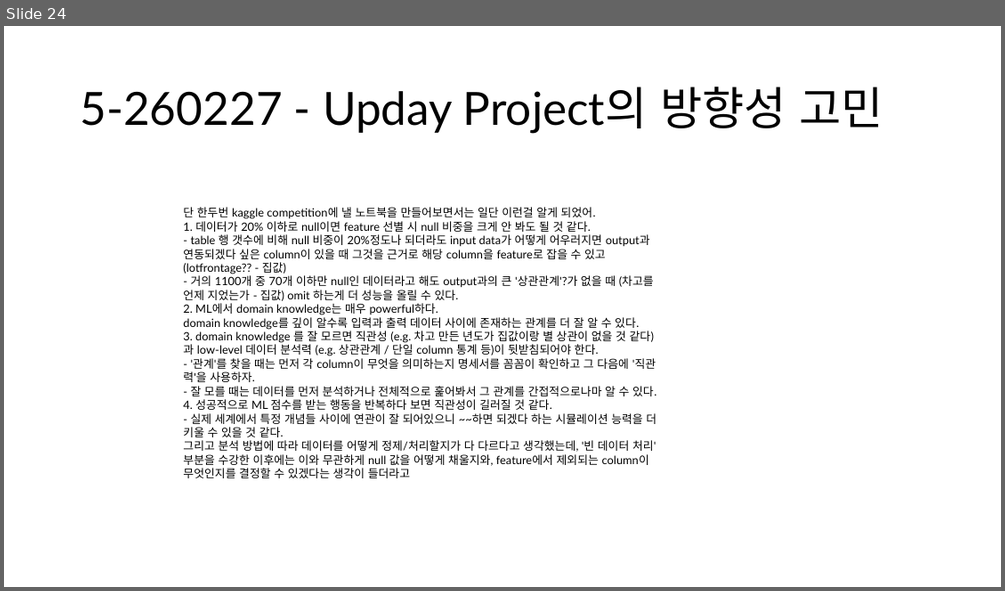
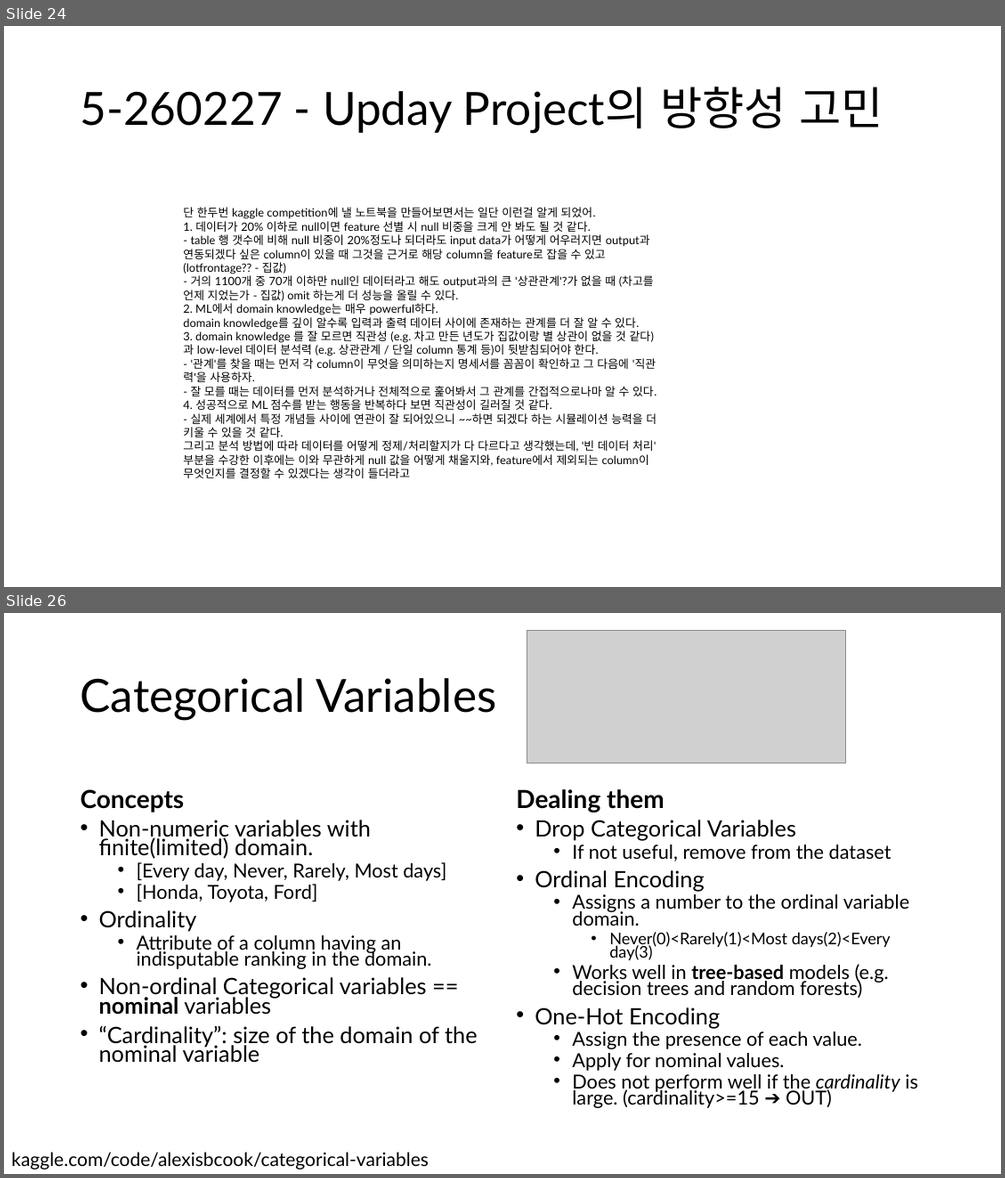
Before and after one commit to calculus0129/kaggle0, a slide deck: Kaggle!.pptx. Shown one above the other, each under a label of ours: slide 24 before the commit, slides 24 and 26 after it; the slides between them are not shown. The pictures are 1005x591 and 1005x1178 pixels, drawn with LibreOffice and Linux fonts; fonts in the diff are those of the drawing; grey boxes stand for pictures. Boxes give left, top, right and bottom in pixels: in the first picture for what was removed or moved away, otherwise in the second. Text is boxed around its words. In the diff, an @@ line names an element or a change of style, - is before the commit and + after.

Commit message:
Day 6 complete - struggling with categorical variable and join handling

```diff
--- a/Kaggle!.pptx
+++ b/Kaggle!.pptx
@@ slide 26 added at [4,613,1001,1174], background #FFFFFF @@
@@ picture added at [527,631,845,763] @@
@@ title added at [81,678,496,720], 44 pt, text #000000 @@
+Categorical Variables
@@ text added at [81,789,185,812], 24 pt, text #000000, bold @@
+Concepts
@@ text added at [516,789,664,812], 24 pt, text #000000, bold @@
+Dealing them
@@ text added at [99,819,477,1062], 21.7 pt, text #000000 @@
+• Non-numeric variables with finite(limited) domain.
+  • [Every day, Never, Rarely, Most days]
+  • [Honda, Toyota, Ford]
+• Ordinality
+  • Attribute of a column having an indisputable ranking in the domain.
+• Non-ordinal Categorical variables == nominal variables
+• “Cardinality”: size of the domain of the nominal variable
@@ text added at [534,819,918,1108], 18.6 pt, text #000000 @@
+• Drop Categorical Variables
+  • If not useful, remove from the dataset
+• Ordinal Encoding
+  • Assigns a number to the ordinal variable domain.
+    • Never(0)<Rarely(1)<Most days(2)<Every day(3)
+  • Works well in tree-based models (e.g. decision trees and random forests)
+• One-Hot Encoding
+  • Assign the presence of each value.
+  • Apply for nominal values.
+  • Does not perform well if the cardinality is large. (cardinality>=15 ➔ OUT)
@@ text added at [11,1151,429,1169], 18 pt, text #000000 @@
+kaggle.com/code/alexisbcook/categorical-variables
```
Also in this commit, not shown: 8 other slides added, 2 slides removed, 1 other file.
